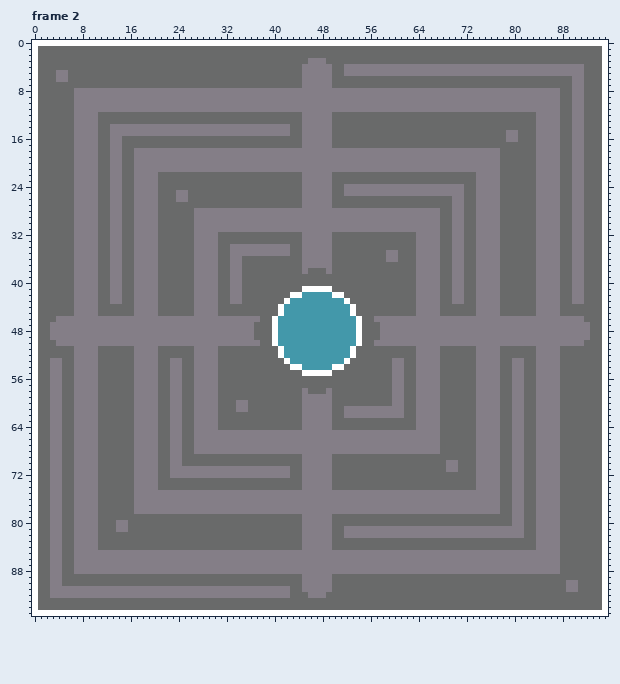
Pixel-art file: Assets/box_3x3.aseprite. The picture above was drawn from the file before the commit.
96x96 pixels, 4 frames. Shown: frame 2. The commit also changed other frames, which this record leaves out.
After the commit:
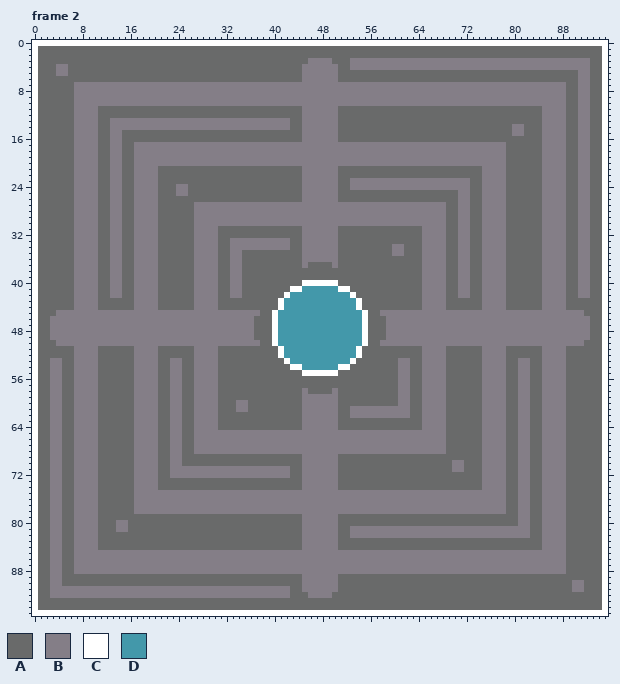
Palette (. is transparent): A #696a6a  B #847e87  C #ffffff  D #4398aa
Changes in this commit:
Changed rows in their new state; - is an unchanged pixel.
Frame 2:
first column x 3:
 3 ----------------------------------------------B---BBBBBBBBBBBBBBBBBBBBBBBBBBBBBBBBBBBBBBBB
 4 -BB--------------------------------------------B-A---------------------------------------B
 5 -----------------------------------------------B-AAAAAAAAAAAAAAAAAAAAAAAAAAAAAAAAAAAAAAA-B
 6 -AA--------------------------------------------B---------------------------------------A-B
 7 ----BBBBBBBBBBBBBBBBBBBBBBBBBBBBBBBBBBBBBB-----BBBBBBBBBBBBBBBBBBBBBBBBBBBBBBBBBBBBBBB-A-B
 8 -------------------------------------------------------------------------------------B-A-B
 9 -------------------------------------------------------------------------------------B-A-B
10 -------------------------------------------------------------------------------------B-A-B
11 --------AAAAAAAAAAAAAAAAAAAAAAAAAAAAAAAAAA------AAAAAAAAAAAAAAAAAAAAAAAAAAAAAAAAAA---B-A-B
12 -----------------------------------------------B---------------------------------A---B-A-B
13 ----------BBBBBBBBBBBBBBBBBBBBBBBBBBBBBB-------B---------------------------------A---B-A-B
14 -----------------------------------------------B-----------------------------BB--A---B-A-B
15 ------------AAAAAAAAAAAAAAAAAAAAAAAAAAAA-------B----------------------------A-B--A---B-A-B
16 -----------------------------------------------B----------------------------AA---A---B-A-B
17 --------------BBBBBBBBBBBBBBBBBBBBBBBBBBBB-----BBBBBBBBBBBBBBBBBBBBBBBBBBBBB-----A---B-A-B
18 ---------------------------------------------------------------------------B-----A---B-A-B
19 ---------------------------------------------------------------------------B-----A---B-A-B
20 ---------------------------------------------------------------------------B-----A---B-A-B
21 ------------------AAAAAAAAAAAAAAAAAAAAAAAA------AAAAAAAAAAAAAAAAAAAAAAAA---B-----A---B-A-B
22 -----------------------------------------------B-----------------------A---B-----A---B-A-B
23 -----------------------------------------------B--BBBBBBBBBBBBBBBBBBBB-A---B-----A---B-A-B
24 ---------------------BB------------------------B-A-------------------B-A---B-----A---B-A-B
25 -----------------------------------------------B-AAAAAAAAAAAAAAAAAAA-B-A---B-----A---B-A-B
26 ---------------------AA------------------------B-------------------A-B-A---B-----A---B-A-B
27 ------------------------BBBBBBBBBBBBBBBBBB-----BBBBBBBBBBBBBBBBBBB-A-B-A---B-----A---B-A-B
28 -----------------------------------------------------------------B-A-B-A---B-----A---B-A-B
29 -----------------------------------------------------------------B-A-B-A---B-----A---B-A-B
30 -----------------------------------------------------------------B-A-B-A---B-----A---B-A-B
31 ----------------------------AAAAAAAAAAAAAA------AAAAAAAAAAAAAA---B-A-B-A---B-----A---B-A-B
32 -----------------------------------------------B-------------A---B-A-B-A---B-----A---B-A-B
33 ------------------------------BBBBBBBBBB-------B-------------A---B-A-B-A---B-----A---B-A-B
34 -----------------------------------------------B---------BB--A---B-A-B-A---B-----A---B-A-B
35 --------------------------------AAAAAAAA-------B--------A-B--A---B-A-B-A---B-----A---B-A-B
36 -----------------------------------------------B--------AA---A---B-A-B-A---B-----A---B-A-B
37 -------------------------------------------AAAAB-------------A---B-A-B-A---B-----A---B-A-B
38 ------------------------------------------A---A--------------A---B-A-B-A---B-----A---B-A-B
39 -------------------------------------------------------------A---B-A-B-A---B-----A---B-A-B
40 ------------------------------------------CCCCCC-------------A---B-A-B-A---B-----A---B-A-B
41 ----------------------------------------CCDDDDDDCC-----------A---B-A-B-A---B-----A---B-A-B
42 ---------------------------------------CDD-----DDDC----------A---B-A-B-A---B-----A---B-A-B
43 ----------AA------------------AA------CD---------DDC---------A---B-AA--A---B-----A---B-AA-
44 --------------------------------------------------DC---------A---B-----A---B-----A---B----
45 -BBB----BBBBBB----BBBBBB----BBBBBBB--CD-----------DDC--BBBBBB----BBBBBB----BBBBBB----BBBB-
46 B---------------------------------A----------------DC-AA---------------------------------B
47 ---------------------------------------------------DC--A----------------------------------
48 ---------------------------------------------------DC--A----------------------------------
49 ---------------------------------------------------DC--A----------------------------------
50 ---------------------------------------------------DC-A-----------------------------------
51 --------------------------------------------------DC---------A---B-----A---B-----A---B----
52 --------------------------------------------------DC---------A---B-----A---B-----A---B----
53 -------------------------------------------------DC------A-B-A---B-----A---B-A-B-A---B----
54 -----------------------------------------------D-C-------A-B-A---B-----A---B-A-B-A---B----
55 -----------------------------------------------C---------A-B-A---B-----A---B-A-B-A---B----
56 ---------------------------------------------------------A-B-A---B-----A---B-A-B-A---B----
57 ---------------------------------------------------------A-B-A---B-----A---B-A-B-A---B----
58 ----------------------------------------------AB---------A-B-A---B-----A---B-A-B-A---B----
59 -----------------------------------------------B---------A-B-A---B-----A---B-A-B-A---B----
60 -----------------------------------------------B---------A-B-A---B-----A---B-A-B-A---B----
61 -----------------------------------------------B-A---------B-A---B-----A---B-A-B-A---B----
62 -----------------------------------------------B-A---------B-A---B-----A---B-A-B-A---B----
63 -----------------------------------------------B-------------A---B-----A---B-A-B-A---B----
64 -----------------------------------------------B-------------A---B-----A---B-A-B-A---B----
65 -----------------------------------------------------------------B-----A---B-A-B-A---B----
66 -----------------------------------------------------------------B-----A---B-A-B-A---B----
67 -----------------------------------------------------------------B-----A---B-A-B-A---B----
68 -----------------------------------------------------------------B-----A---B-A-B-A---B----
69 -----------------------------------------------B-----------------------A---B-A-B-A---B----
70 -----------------------------------------------B------------------A-B--A---B-A-B-A---B----
71 -----------------------------------------------B------------------A-B--A---B-A-B-A---B----
72 -----------------------------------------------B-----------------------A---B-A-B-A---B----
73 -----------------------------------------------B-----------------------A---B-A-B-A---B----
74 -----------------------------------------------B-----------------------A---B-A-B-A---B----
75 ---------------------------------------------------------------------------B-A-B-A---B----
76 ---------------------------------------------------------------------------B-A-B-A---B----
77 ---------------------------------------------------------------------------B-A-B-A---B----
78 ---------------------------------------------------------------------------B-A-B-A---B----
79 -----------------------------------------------B-----------------------------A-B-A---B----
80 -----------------------------------------------B-----------------------------A-B-A---B----
81 -----------------------------------------------B-A-----------------------------B-A---B----
82 -----------------------------------------------B-A-----------------------------B-A---B----
83 -----------------------------------------------B---------------------------------A---B----
84 -----------------------------------------------B---------------------------------A---B----
85 -------------------------------------------------------------------------------------B----
86 -------------------------------------------------------------------------------------B----
87 -------------------------------------------------------------------------------------B----
88 -------------------------------------------------------------------------------------B----
89 -----------------------------------------------B------------------------------------------
90 -----------------------------------------------B--------------------------------------A-B-
91 -----------------------------------------------B--------------------------------------A-B-
92 ----------------------------------------------B-------------------------------------------
Pixel boxes of the changes (left, top, right, bottom) in both pictures:
changed: (50, 58, 590, 598)
